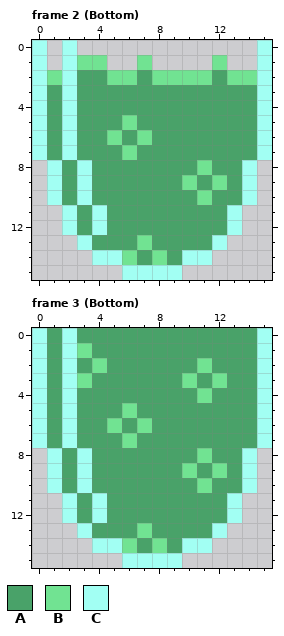
Two versions of one pixel-art file, GameEngine/Discard/Discard.aseprite. The picture above was drawn from the file before the commit.
16x16 pixels, 8 frames. Shown: frame 2 (Bottom), frame 3 (Bottom). The commit also changed other frames, which this record leaves out.
Visible layers, top first: "Glass", "Liquid".
Palette (. is transparent): A #49a269  B #71e392  C #a2fff3
Pixels before, frame 2 (Bottom), first column x 0:
 0 C.C............C
 1 C.CBB..B....B..C
 2 CBCAABBABBBBABBC
 3 CACAAAAAAAAAAAAC
 4 CACAAAAAAAAAAAAC
 5 CACAAABAAAAAAAAC
 6 CACAABABAAAAAAAC
 7 CACAAABAAAAAAAAC
 8 .CACAAAAAAABAAC.
 9 .CACAAAAAABABAC.
10 .CACAAAAAAABAAC.
11 ..CACAAAAAAAAC..
12 ..CACAAAAAAAAC..
13 ...CAAABAAAAC...
14 ....CCBABACC....
15 ......CCCC......
Pixels before, frame 3 (Bottom), first column x 0:
 0 CACAAAAAAAAAAAAC
 1 CACBAAAAAAAAAAAC
 2 CACABAAAAAABAAAC
 3 CACBAAAAAABABAAC
 4 CACAAAAAAAABAAAC
 5 CACAAABAAAAAAAAC
 6 CACAABABAAAAAAAC
 7 CACAAABAAAAAAAAC
 8 .CACAAAAAAABAAC.
 9 .CACAAAAAABABAC.
10 .CACAAAAAAABAAC.
11 ..CACAAAAAAAAC..
12 ..CACAAAAAAAAC..
13 ...CAAABAAAAC...
14 ....CCBABACC....
15 ......CCCC......
Now the later version:
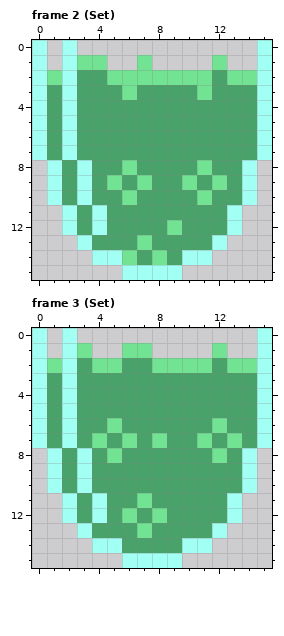
The author wrote: Modified discard so that it animates
Changes in this commit:
Frame 2 (Set), layer "Liquid":
y 2: x 7 A -> B
y 3: x 6 A -> B; x 11 A -> B
y 5: x 6 B -> A
y 6: x 5 B -> A; x 7 B -> A
y 7: x 6 B -> A
y 8: x 6 A -> B
y 9: x 5 A -> B; x 7 A -> B
y 10: x 6 A -> B
y 12: x 9 A -> B
Frame 3 (Set), layer "Liquid":
y 0: x 1 A -> .; x 3..14 AAAAAAAAAAAA -> ............
y 1: x 1 A -> .; x 4..14 AAAAAAAAAAA -> ..BB....B..
y 2: x 1 A -> B; x 5 A -> B; x 8..10 AAA -> BBB; x 13..14 AA -> BB
y 3: x 3 B -> A; x 10 B -> A; x 12 B -> A
y 4: x 11 B -> A
y 5: x 6 B -> A
y 6: x 7 B -> A; x 12 A -> B
y 7: x 4 A -> B; x 8 A -> B; x 11 A -> B; x 13 A -> B
y 8: x 5 A -> B; x 11..12 BA -> AB
y 9: x 10 B -> A; x 12 B -> A
y 10: x 11 B -> A
y 11: x 7 A -> B
y 12: x 6 A -> B; x 8 A -> B
y 14: x 6 B -> A; x 8 B -> A
Changed places in both pictures, as pixel boxes (x1, y1, x2, y2):
changed: (107, 70, 212, 235)
changed: (47, 328, 257, 553)
